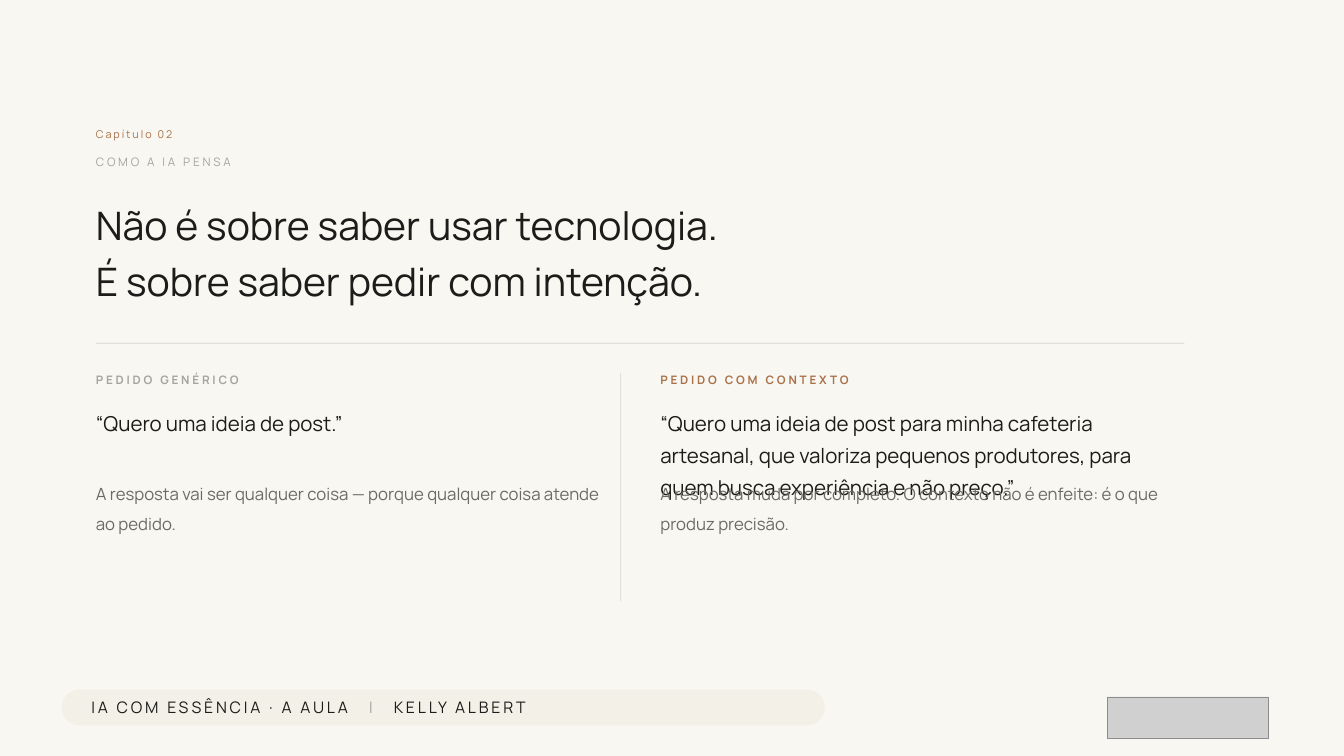
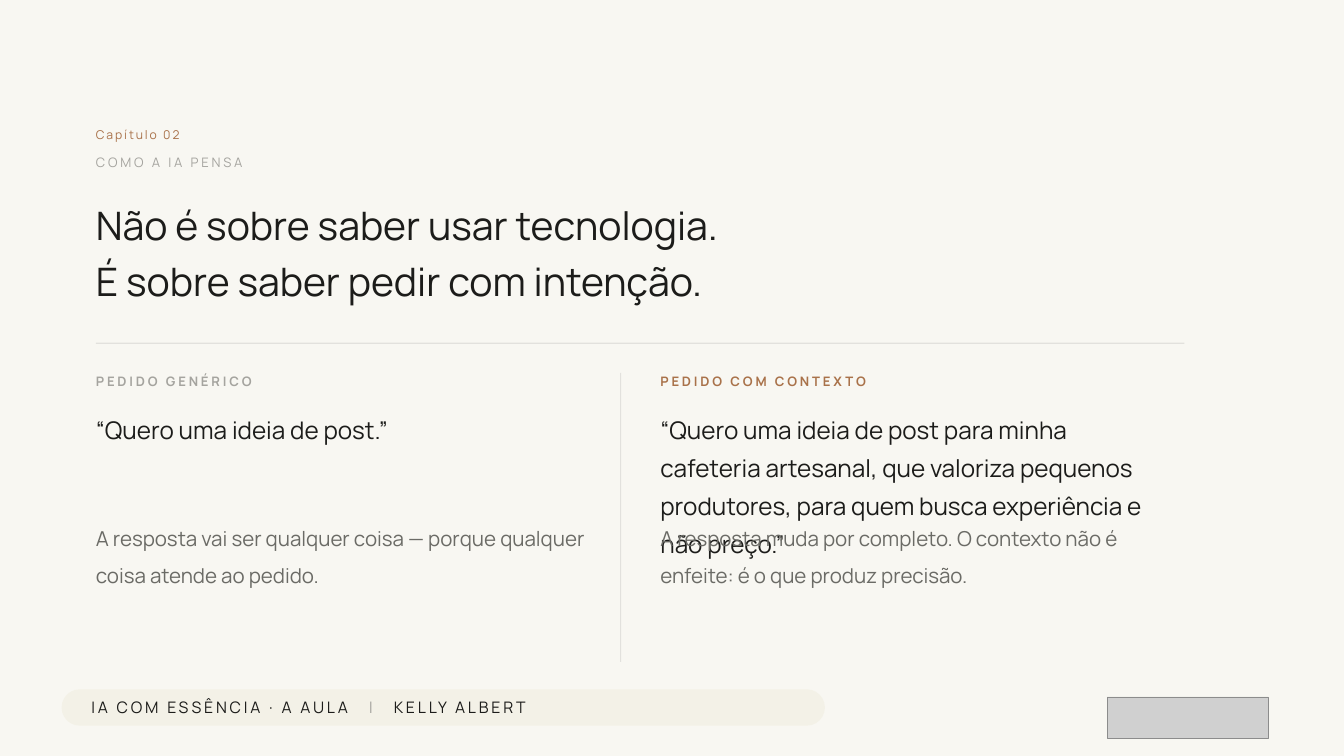
Before and after one commit to kellyalbertkabrand/Modelo_de_Apresentacao, a slide deck: slide 7 of decks/saida/aula-ia-com-essencia.pptx. Drawn at 1344x756 pixels with LibreOffice and Linux fonts; fonts in the diff are those of the drawing; grey boxes stand for pictures. Boxes give left, top, right and bottom in pixels: in the first picture for what was removed or moved away, otherwise in the second. Text is boxed around its words. In the diff, an @@ line names an element or a change of style, - is before the commit and + after.

```diff
--- a/decks/saida/aula-ia-com-essencia.pptx
+++ b/decks/saida/aula-ia-com-essencia.pptx
@@ text "Capítulo 02" at box(96, 130, 179, 142): size 11.5 to 13 pt @@
@@ rectangle: place and size @@
-rectangle at box(620, 373, 622, 601)
+rectangle at box(620, 373, 622, 662)
@@ size 12.5 to 14 pt in 3 elements at box(96, 157, 243, 167), box(96, 373, 252, 386), box(660, 376, 866, 386) @@
@@ text "“Quero uma ideia de post.”" at box(96, 421, 388, 445): size 22 to 26 pt @@
@@ text "“Quero uma ideia de post ..." at box(660, 421, 1141, 521): size 22 to 26 pt @@
@@ text "A resposta vai ser qualquer ...": place and size @@
-text "A resposta vai ser qualquer ..." at box(96, 487, 599, 534)
+text "A resposta vai ser qualquer ..." at box(96, 531, 584, 588)
@@ text "A resposta vai ser qualquer ..." at box(96, 531, 584, 588): size 18 to 22 pt @@
@@ text "A resposta muda por completo. ..." at box(660, 530, 1117, 588): size 18 to 22 pt @@
@@ text "A resposta muda por completo. ...": place and size @@
-text "A resposta muda por completo. ..." at box(660, 485, 1158, 534)
+text "A resposta muda por completo. ..." at box(660, 530, 1117, 588)
```
Also in this commit, not shown: 30 other slides changed, 5 other files.
